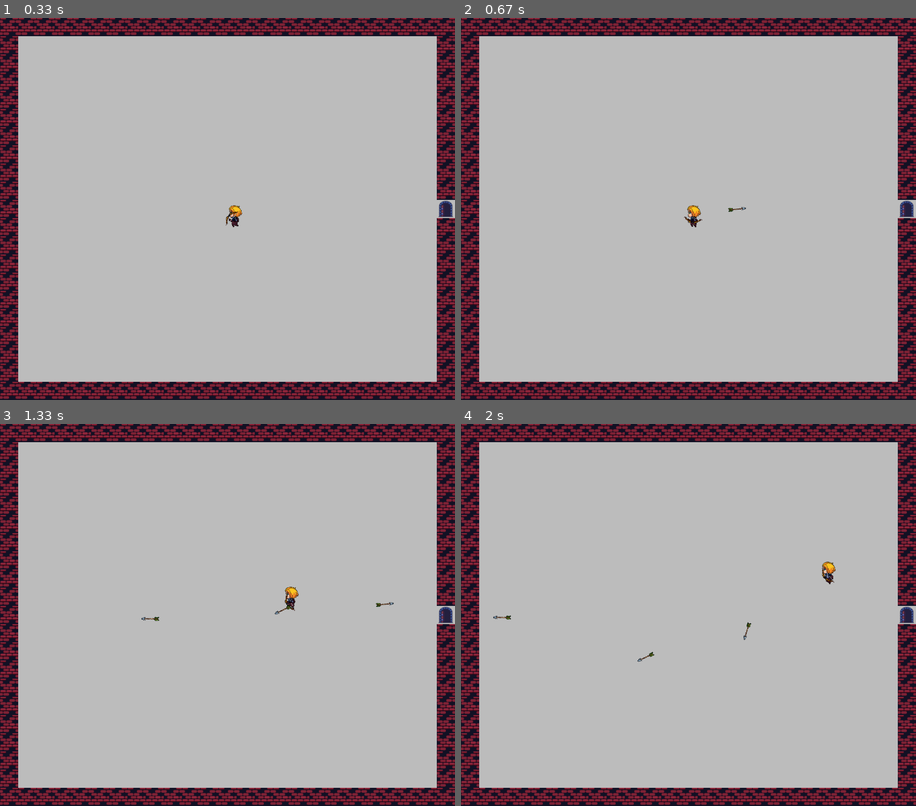
Above: before the commit, frames 1-4 (two rows, left to right).
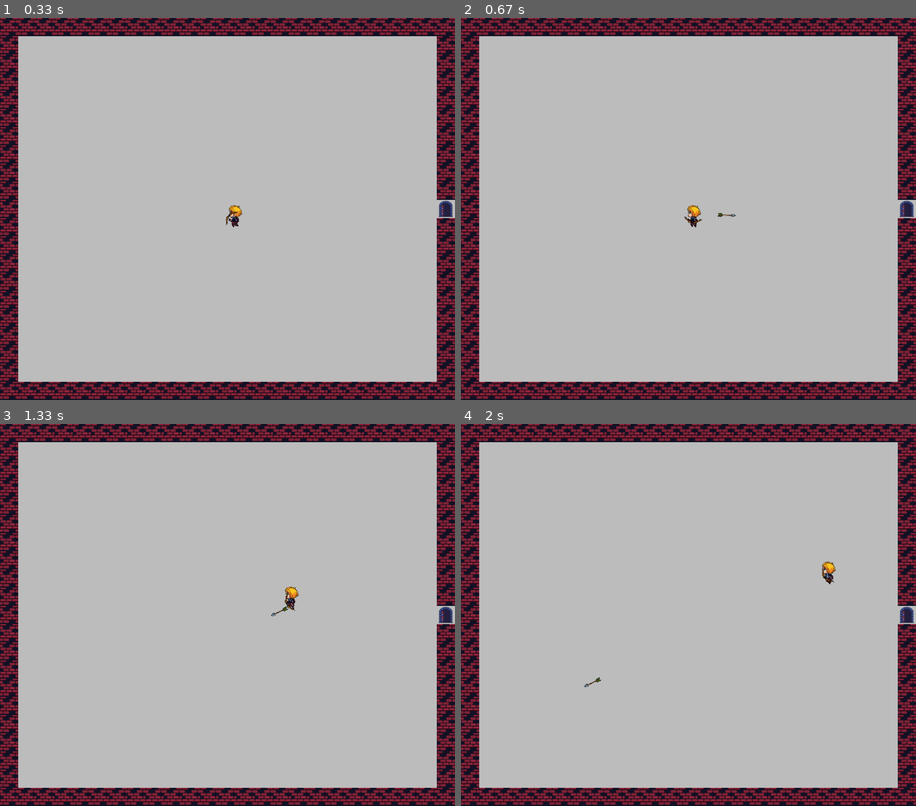
Above: after the commit, the same moments.

Repository: SutsuraGod/Prison-of-time-PyGame-Project-
Game: pygame game, started from main.py
Same seed, same stepped clock (60 frames per second), same inputs: the game is played once before the commit and once after it.
Inputs (mouse positions are in pixels of both pictures, inside the frame that each line leads up to):
- Up to frame 1 (0.33 s): no input
- Up to frame 2 (0.67 s): press the mouse at (834, 197) at 0.37 s; move the mouse to (761, 216) at 0.47 s; release the mouse at (688, 231) at 0.6 s
- Up to frame 3 (1.33 s): hold D 0.67-1.13 s; click (118, 618) at 0.75 s; hold W from 1.17 s (still down); click (86, 702) at 1.25 s
- Up to frame 4 (2 s): release W at 1.47 s; hold D 1.5-1.97 s; click (743, 649) at 1.58 s

Frame 1 is identical in both runs. In frame 2, less than 0.1% of the frame differs, in the area x 56-63%, y 49-53%; in frame 3, less than 0.1%; in frame 4, 0.1%, in the area x 7-64%, y 50-69%.

Commit message:
Пофиксил баг со стрелами при переходе из комнаты в комнату, добавил скорость атаки и возможность зажать лкм

Diff:
--- a/main.py
+++ b/main.py
@@ -10,6 +10,7 @@
 from objects.arrow import Arrow
 import groups
 from groups import all_sprites, player_sprites, bow_sprites, arrow_sprites, levels, doors
+import time
 
 
 from board import Level, generate_level
@@ -17,6 +18,9 @@
 # def draw_mask(surface, mask, rect):
 #         mask_surface = mask.to_surface(setcolor=(255, 0, 0), unsetcolor=(0, 0, 0, 0))
 #         surface.blit(mask_surface, rect.topleft)
+def enable_attack():
+    global can_attack
+    can_attack = True
 
 
 if __name__ == "__main__":
@@ -25,6 +29,9 @@
     pygame.display.set_caption('Prison of Time')
     clock = pygame.time.Clock()
     running = True
+    ATTACK_EVENT = pygame.USEREVENT + 1
+    attack_cooldown = 500
+    last_attack_time = 0
 
     generate_level(screen, all_sprites)
     groups.current_level = levels[0]
@@ -36,11 +43,21 @@
             if event.type == pygame.QUIT:
                 running = False
 
-            if event.type == pygame.MOUSEBUTTONDOWN:
-                if event.button == 1:
-                    Arrow(configs.player.rect.center, event.pos, (arrow_sprites, all_sprites))
+            # if event.type == pygame.MOUSEBUTTONDOWN and event.button == 1:  # ЛКМ = 1
+            #     current_time = pygame.time.get_ticks()
+            #     if current_time - last_attack_time >= attack_cooldown:
+            #         Arrow(configs.player.rect.center, event.pos, (arrow_sprites, all_sprites))
+            #         last_attack_time = current_time
+        mouse_buttons = pygame.mouse.get_pressed()
+        if mouse_buttons[0]:
+            current_time = pygame.time.get_ticks()
+            if current_time - last_attack_time >= attack_cooldown:
+                Arrow(configs.player.rect.center, pygame.mouse.get_pos(), (arrow_sprites, all_sprites))
+                last_attack_time = current_time
 
-        configs.player.moving_event(pygame.key.get_pressed())
+        keys = pygame.key.get_pressed()
+
+        configs.player.moving_event(keys)
 
         screen.fill('gray')
 
--- a/objects/arrow.py
+++ b/objects/arrow.py
@@ -10,7 +10,7 @@
         self.start_x, self.start_y = spawn_pos[0], spawn_pos[1]
         self.cur_x, self.cur_y = spawn_pos[0], spawn_pos[1]
         self.target_x, self.target_y = target_pos[0], target_pos[1]
-        self.speed = 360 // configs.FPS
+        self.speed = 540 // configs.FPS
 
         self.start_image = assets.load_sprite('arrow.png', colorkey=-1)
         self.start_rect = self.start_image.get_rect(center=spawn_pos)
@@ -21,8 +21,8 @@
         self.mask = pygame.mask.from_surface(self.image)
 
     def update(self):
-        if (self.cur_x >= 0 and self.cur_x <= configs.SCREEN_WIDTH
-                and self.cur_y >= 0 and self.cur_y <= configs.SCREEN_HEIGHT):
+        if (self.cur_x >= configs.CELL_SIZE and self.cur_x <= configs.SCREEN_WIDTH - configs.CELL_SIZE
+                and self.cur_y >= configs.CELL_SIZE and self.cur_y <= configs.SCREEN_HEIGHT - configs.CELL_SIZE):
 
             delta_x = self.target_x - self.start_x
             delta_y = self.target_y - self.start_y
--- a/objects/player.py
+++ b/objects/player.py
@@ -86,6 +86,7 @@
                     elif len(groups.levels) > groups.levels.index(groups.current_level) - 1 and configs.SCREEN_WIDTH // 2 > self.rect.x:
                         groups.current_level = groups.levels[groups.levels.index(groups.current_level) - 1]
                         self.update_position((configs.SCREEN_WIDTH // configs.CELL_SIZE) * 34, (configs.SCREEN_HEIGHT // configs.CELL_SIZE) * 19)
+                    groups.arrow_sprites.empty()
                     break
 
     def update_position(self, new_x, new_y):
